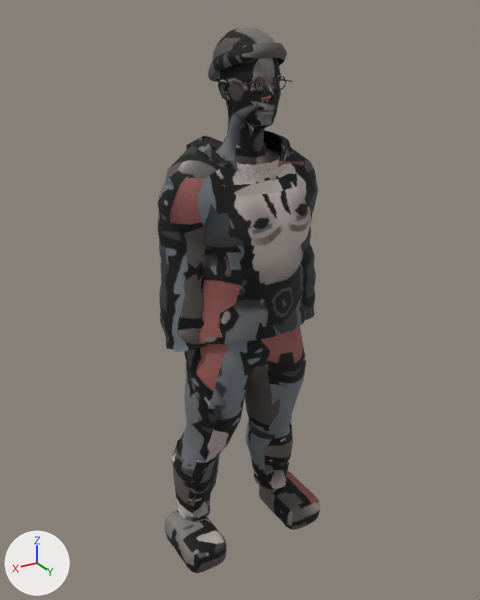
What one commit did to the glTF model assets/models/kedr/double_semenov.glb.
Camera for both pictures: a 50 mm lens placed at (1.044, 1.731, 1.818), pointed at (-0.002, -0.013, 0.946). Arrows for +X, +Y and +Z are at lower left; the lights stay in place. The older version comes first. Vertices at exactly the same position are counted once.

Before the edit, the objects in view are built like this:
```python
me_female_v006lowresuv_001 = bpy.data.meshes.new('female_v006lowresUV.001')
me_female_v006lowresuv_001.from_pydata(...)  # 6587 vertices, 12726 faces; spans x -0.29..0.29, y -0.17..0.2, z -0.01..1.78
me_female_v006lowresuv_001.materials.append(mat_double_semenov_baked)  # picture img_double_semenov
ob_double_semenov = bpy.data.objects.new('double_semenov', me_female_v006lowresuv_001)
ob_double_semenov.location = (0.0, 0.0, 0.0)
```
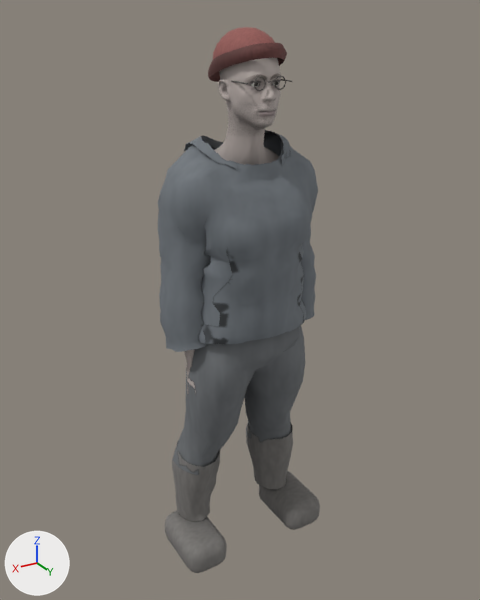
Boxes [x1, y1, x2, y2] around the edits, measured in the pictures (480 x 600 px; the box of a moved part takes in the faces that stretch with it):
part 1 of me_female_v006lowresuv_001, moved or reshaped
    before: [172, 58, 307, 571]
    after: [172, 58, 305, 571]
part 2 of me_female_v006lowresuv_001, surface changed
    both: [158, 27, 320, 573]

Patch to the scene script:
```diff
--- a/assets/models/kedr/double_semenov.glb.py
+++ b/assets/models/kedr/double_semenov.glb.py
@@ me_female_v006lowresuv_001 @@
 # used by ob_double_semenov; location = (0.0, 0.0, 0.0)
-me_female_v006lowresuv_001.from_pydata(...)  # 6587 vertices, 12726 faces; spans x -0.29..0.29, y -0.17..0.2, z -0.01..1.78
+me_female_v006lowresuv_001.from_pydata(...)  # 6372 vertices, 12305 faces; spans x -0.29..0.29, y -0.17..0.2, z -0.01..1.78
+# me_female_v006lowresuv_001 part 1: 427 vertices moved within x -0.27..0.27, y -0.14..0.16, z 0.0..1.75; 3369 vertices removed from x -0.27..0.27, y -0.14..0.16, z -0.01..1.75; 3154 vertices added at x -0.27..0.27, y -0.14..0.16, z -0.01..1.75
+# me_female_v006lowresuv_001 part 2: 2762 kept faces spanning x -0.29..0.29, y -0.17..0.2, z 0.0..1.78 get new texture (UV) coordinates
 me_female_v006lowresuv_001.materials.append(mat_double_semenov_baked)
```
